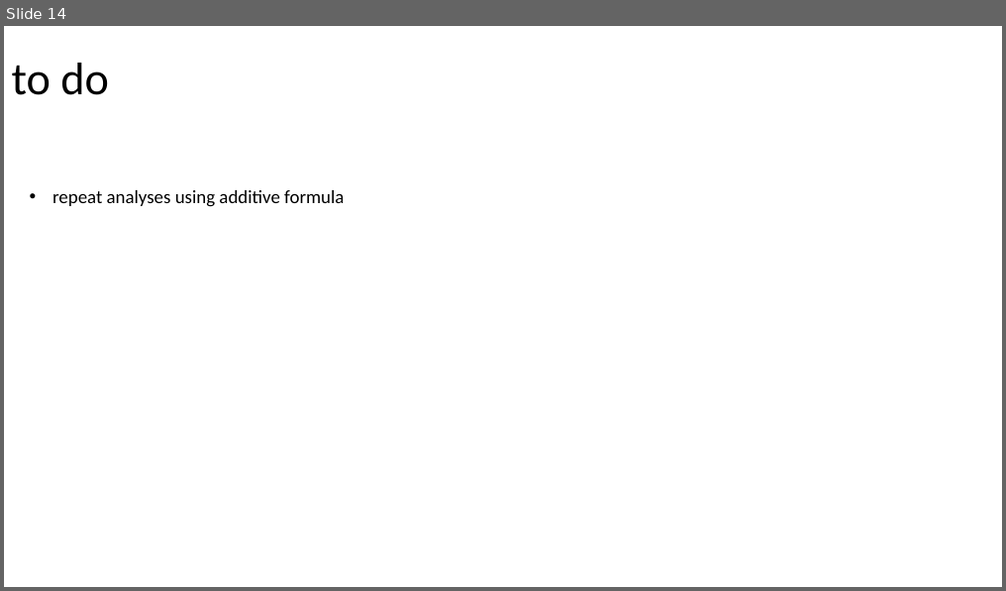
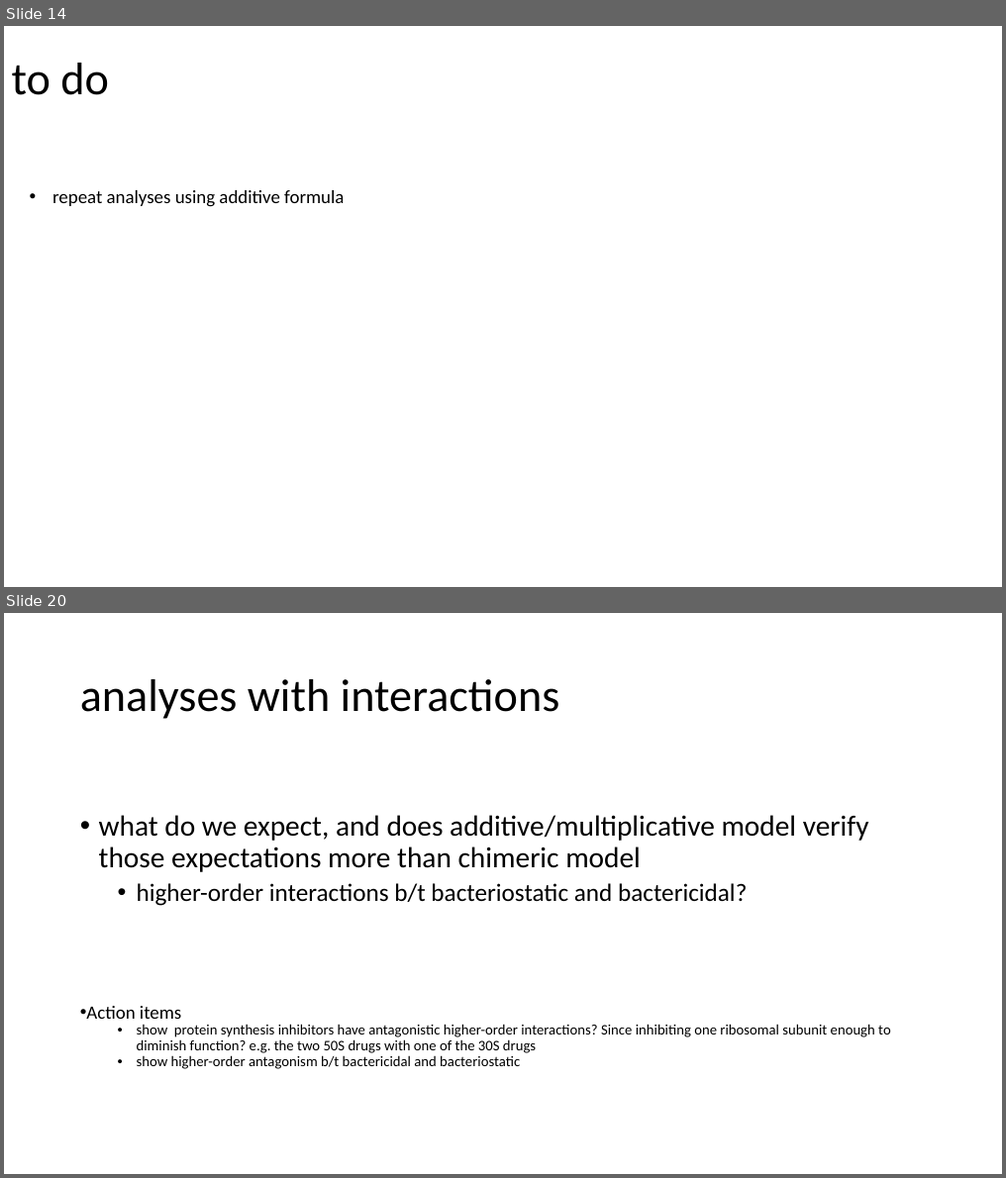
Before and after one commit to brian-arnold/epistasis_reanalysis, a slide deck: drug_data/drug_data_reanalysis.pptx. Shown one above the other, each under a label of ours: slide 14 before the commit, slides 14 and 20 after it; the slides between them are not shown. The pictures are 1006x591 and 1006x1178 pixels, drawn with LibreOffice and Linux fonts; fonts in the diff are those of the drawing. Boxes give left, top, right and bottom in pixels: in the first picture for what was removed or moved away, otherwise in the second. Text is boxed around its words. In the diff, an @@ line names an element or a change of style, - is before the commit and + after.

Commit message:
drug additive model, updated figs

```diff
--- a/drug_data/drug_data_reanalysis.pptx
+++ b/drug_data/drug_data_reanalysis.pptx
@@ slide 20 added at (4,613,1002,1174), background #FFFFFF @@
@@ title added at (80,679,560,719), 44 pt, text #000000 @@
+analyses with interactions
@@ text added at (86,815,891,1069), 14 pt, text #000000 @@
+• what do we expect, and does additive/multiplicative model verify those expectations more than chimeric model
+  • higher-order interactions b/t bacteriostatic and bactericidal?
+• Action items
+  • show protein synthesis inhibitors have antagonistic higher-order interactions? Since inhibiting one ribosomal subunit enough to diminish function? e.g. the two 50S drugs with one of the 30S drugs
+  • show higher-order antagonism b/t bactericidal and bacteriostatic
```
Also in this commit, not shown: 1 slide changed, 4 other slides added, 7 other files.
